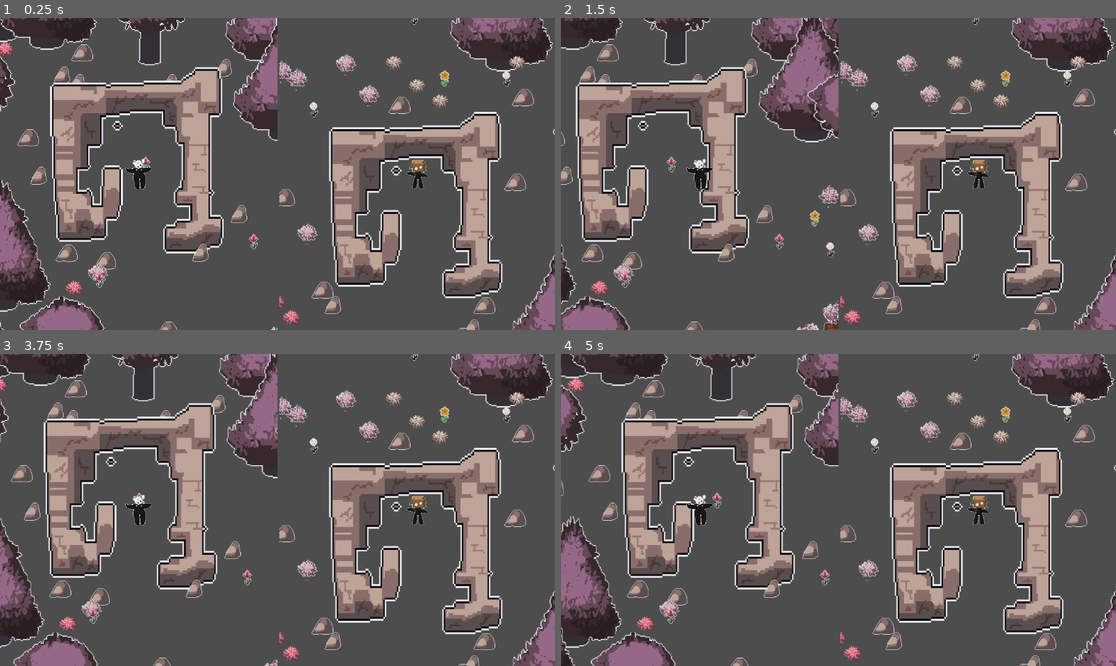
Above: before the commit, frames 1-4 (two rows, left to right).
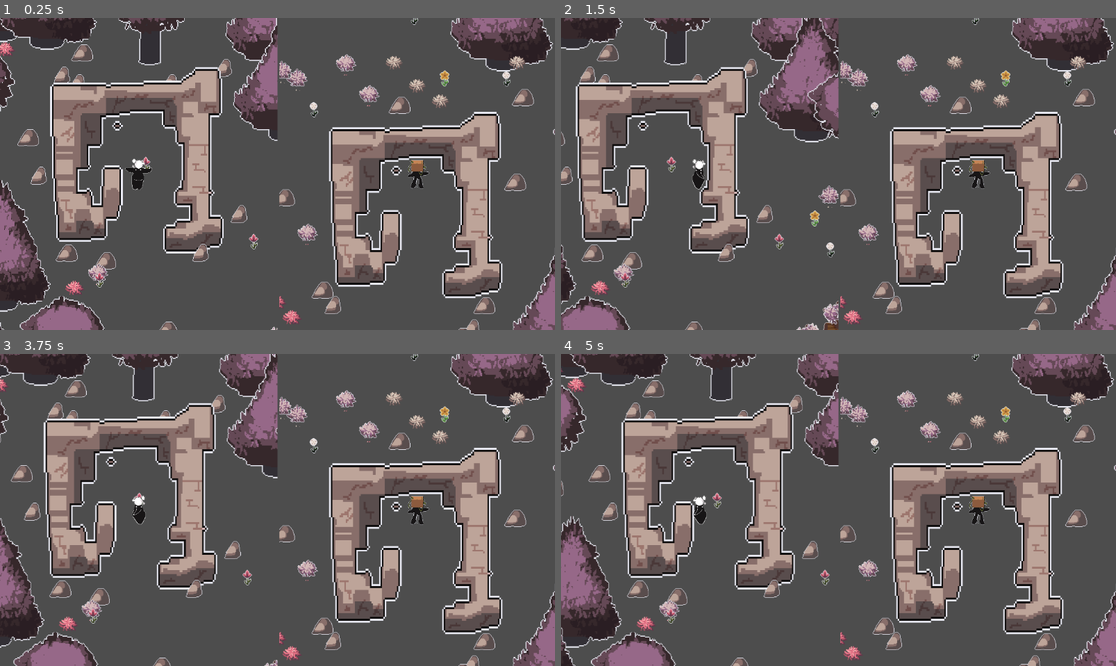
Above: after the commit, the same moments.

Repository: IlanRigolio/Baddielands
Game: Godot game, scene res://scenes/node_2d.tscn
The game is run twice, just before and just after one commit, with the same random seed, the same clock (stepped at 60 frames per second) and the same inputs. The engine's default icon, where the game draws it, is replaced by a stand-in: a white triangle on a blue panel in a dark square.
Inputs (mouse positions are in pixels of both pictures, inside the frame that each line leads up to):
- Up to frame 1 (0.25 s): no input
- Up to frame 2 (1.5 s): tap Enter at 0.5 s; move the mouse to (960, 158) at 0.52 s; hold D (ui_right) 0.53-1.25 s; tap Backspace at 0.6 s; click (960, 158) at 0.67 s; tap Space at 1.25 s; drag from (727, 189) to (810, 236) at 1.27 s
- Up to frame 3 (3.75 s): tap Enter at 2, 3.5 s; move the mouse to (333, 441) at 2.02 s; hold D (ui_right) 2.03-2.75 s; tap F at 2.1 s; tap Space at 2.75 s; drag from (249, 572) to (111, 463) at 2.77 s; move the mouse to (444, 556) at 3.52 s; hold Q (ui_left) from 3.53 s (still down); tap Backspace at 3.6 s
- Up to frame 4 (5 s): release Q (ui_left) at 4.25 s; tap Space at 4.25 s; drag from (672, 463) to (755, 432) at 4.27 s

The runs differ from the first frame. In frame 1, 0.3% of the frame differs, in the area x 22-78%, y 44-56%; in frame 2, 0.3%; in frame 3, 0.3%; in frame 4, 0.3%.

Commit message:
feat: animations joueurs

Diff:
--- a/game/scenes/node_2d.tscn
+++ b/game/scenes/node_2d.tscn
@@ -14,8 +14,244 @@
 radius = 11.0
 height = 59.0
 
+[sub_resource type="Animation" id="Animation_f6ptj"]
+resource_name = "up"
+length = 0.500025
+loop_mode = 1
+step = 0.25
+tracks/0/type = "value"
+tracks/0/imported = false
+tracks/0/enabled = true
+tracks/0/path = NodePath("Sprite2D:frame")
+tracks/0/interp = 1
+tracks/0/loop_wrap = true
+tracks/0/keys = {
+"times": PackedFloat32Array(0),
+"transitions": PackedFloat32Array(1),
+"update": 1,
+"values": [2]
+}
+tracks/1/type = "value"
+tracks/1/imported = false
+tracks/1/enabled = true
+tracks/1/path = NodePath("Sprite2D:flip_h")
+tracks/1/interp = 1
+tracks/1/loop_wrap = true
+tracks/1/keys = {
+"times": PackedFloat32Array(0, 0.25),
+"transitions": PackedFloat32Array(1, 1),
+"update": 1,
+"values": [false, true]
+}
+
+[sub_resource type="Animation" id="Animation_hsdmi"]
+length = 0.001
+tracks/0/type = "value"
+tracks/0/imported = false
+tracks/0/enabled = true
+tracks/0/path = NodePath("Sprite2D:frame")
+tracks/0/interp = 1
+tracks/0/loop_wrap = true
+tracks/0/keys = {
+"times": PackedFloat32Array(0),
+"transitions": PackedFloat32Array(1),
+"update": 1,
+"values": [2]
+}
+tracks/1/type = "value"
+tracks/1/imported = false
+tracks/1/enabled = true
+tracks/1/path = NodePath("Sprite2D:flip_h")
+tracks/1/interp = 1
+tracks/1/loop_wrap = true
+tracks/1/keys = {
+"times": PackedFloat32Array(0),
+"transitions": PackedFloat32Array(1),
+"update": 1,
+"values": [false]
+}
+
+[sub_resource type="Animation" id="Animation_ifa78"]
+resource_name = "down"
+length = 0.500025
+loop_mode = 1
+step = 0.25
+tracks/0/type = "value"
+tracks/0/imported = false
+tracks/0/enabled = true
+tracks/0/path = NodePath("Sprite2D:frame")
+tracks/0/interp = 1
+tracks/0/loop_wrap = true
+tracks/0/keys = {
+"times": PackedFloat32Array(0),
+"transitions": PackedFloat32Array(1),
+"update": 1,
+"values": [3]
+}
+tracks/1/type = "value"
+tracks/1/imported = false
+tracks/1/enabled = true
+tracks/1/path = NodePath("Sprite2D:flip_h")
+tracks/1/interp = 1
+tracks/1/loop_wrap = true
+tracks/1/keys = {
+"times": PackedFloat32Array(0, 0.25),
+"transitions": PackedFloat32Array(1, 1),
+"update": 1,
+"values": [false, true]
+}
+
+[sub_resource type="Animation" id="Animation_xtx0q"]
+resource_name = "right"
+length = 0.500025
+step = 0.25
+tracks/0/type = "value"
+tracks/0/imported = false
+tracks/0/enabled = true
+tracks/0/path = NodePath("Sprite2D:frame")
+tracks/0/interp = 1
+tracks/0/loop_wrap = true
+tracks/0/keys = {
+"times": PackedFloat32Array(0),
+"transitions": PackedFloat32Array(1),
+"update": 1,
+"values": [0]
+}
+tracks/1/type = "value"
+tracks/1/imported = false
+tracks/1/enabled = true
+tracks/1/path = NodePath("Sprite2D:flip_h")
+tracks/1/interp = 1
+tracks/1/loop_wrap = true
+tracks/1/keys = {
+"times": PackedFloat32Array(0),
+"transitions": PackedFloat32Array(1),
+"update": 1,
+"values": [false]
+}
+
+[sub_resource type="Animation" id="Animation_3kg8w"]
+resource_name = "left"
+length = 0.500025
+step = 0.25
+tracks/0/type = "value"
+tracks/0/imported = false
+tracks/0/enabled = true
+tracks/0/path = NodePath("Sprite2D:frame")
+tracks/0/interp = 1
+tracks/0/loop_wrap = true
+tracks/0/keys = {
+"times": PackedFloat32Array(0),
+"transitions": PackedFloat32Array(1),
+"update": 1,
+"values": [1]
+}
+tracks/1/type = "value"
+tracks/1/imported = false
+tracks/1/enabled = true
+tracks/1/path = NodePath("Sprite2D:flip_h")
+tracks/1/interp = 1
+tracks/1/loop_wrap = true
+tracks/1/keys = {
+"times": PackedFloat32Array(0),
+"transitions": PackedFloat32Array(1),
+"update": 1,
+"values": [false]
+}
+
+[sub_resource type="AnimationLibrary" id="AnimationLibrary_ifa78"]
+_data = {
+&"RESET": SubResource("Animation_hsdmi"),
+&"down": SubResource("Animation_ifa78"),
+&"left": SubResource("Animation_3kg8w"),
+&"right": SubResource("Animation_xtx0q"),
+&"up": SubResource("Animation_f6ptj")
+}
+
 [sub_resource type="CapsuleShape2D" id="CapsuleShape2D_f6ptj"]
 height = 62.0
+
+[sub_resource type="Animation" id="Animation_3m5ht"]
+resource_name = "up"
+length = 0.500025
+loop_mode = 1
+step = 0.25
+tracks/0/type = "value"
+tracks/0/imported = false
+tracks/0/enabled = true
+tracks/0/path = NodePath("Sprite2D:frame")
+tracks/0/interp = 1
+tracks/0/loop_wrap = true
+tracks/0/keys = {
+"times": PackedFloat32Array(0, 0.25),
+"transitions": PackedFloat32Array(1, 1),
+"update": 1,
+"values": [1, 0]
+}
+
+[sub_resource type="Animation" id="Animation_dubn7"]
+resource_name = "down"
+length = 0.500025
+loop_mode = 1
+step = 0.25
+tracks/0/type = "value"
+tracks/0/imported = false
+tracks/0/enabled = true
+tracks/0/path = NodePath("Sprite2D:flip_h")
+tracks/0/interp = 1
+tracks/0/loop_wrap = true
+tracks/0/keys = {
+"times": PackedFloat32Array(0, 0.25),
+"transitions": PackedFloat32Array(1, 1),
+"update": 1,
+"values": [false, true]
+}
+tracks/1/type = "value"
+tracks/1/imported = false
+tracks/1/enabled = true
+tracks/1/path = NodePath("Sprite2D:frame")
+tracks/1/interp = 1
+tracks/1/loop_wrap = true
+tracks/1/keys = {
+"times": PackedFloat32Array(0),
+"transitions": PackedFloat32Array(1),
+"update": 1,
+"values": [3]
+}
+
+[sub_resource type="Animation" id="Animation_08kqv"]
+length = 0.001
+tracks/0/type = "value"
+tracks/0/imported = false
+tracks/0/enabled = true
+tracks/0/path = NodePath("Sprite2D:frame")
+tracks/0/interp = 1
+tracks/0/loop_wrap = true
+tracks/0/keys = {
+"times": PackedFloat32Array(0),
+"transitions": PackedFloat32Array(1),
+"update": 1,
+"values": [2]
+}
+tracks/1/type = "value"
+tracks/1/imported = false
+tracks/1/enabled = true
+tracks/1/path = NodePath("Sprite2D:flip_h")
+tracks/1/interp = 1
+tracks/1/loop_wrap = true
+tracks/1/keys = {
+"times": PackedFloat32Array(0),
+"transitions": PackedFloat32Array(1),
+"update": 1,
+"values": [false]
+}
+
+[sub_resource type="AnimationLibrary" id="AnimationLibrary_f6ptj"]
+_data = {
+&"RESET": SubResource("Animation_08kqv"),
+&"down": SubResource("Animation_dubn7"),
+&"up": SubResource("Animation_3m5ht")
+}
 
 [node name="Game" type="Node2D"]
 script = ExtResource("1_fws66")
@@ -46,7 +282,7 @@
 scale = Vector2(0.535, 0.535)
 texture = ExtResource("7_3m5ht")
 hframes = 4
-frame = 3
+frame = 2
 
 [node name="CollisionShape2D" type="CollisionShape2D" parent="SplitScreen2D/player1"]
 position = Vector2(0, 1)
@@ -54,6 +290,11 @@
 
 [node name="AudioStreamPlayer" type="AudioStreamPlayer" parent="SplitScreen2D/player1"]
 stream = ExtResource("10_dubn7")
+
+[node name="AnimationPlayer" type="AnimationPlayer" parent="SplitScreen2D/player1"]
+libraries = {
+&"": SubResource("AnimationLibrary_ifa78")
+}
 
 [node name="player2" type="CharacterBody2D" parent="SplitScreen2D"]
 visibility_layer = 3
@@ -70,7 +311,7 @@
 scale = Vector2(0.535, 0.535)
 texture = ExtResource("9_dubn7")
 hframes = 4
-frame = 3
+frame = 2
 
 [node name="CollisionShape2D" type="CollisionShape2D" parent="SplitScreen2D/player2"]
 position = Vector2(-2, 0)
@@ -78,3 +319,8 @@
 
 [node name="AudioStreamPlayer" type="AudioStreamPlayer" parent="SplitScreen2D/player2"]
 stream = ExtResource("10_dubn7")
+
+[node name="AnimationPlayer" type="AnimationPlayer" parent="SplitScreen2D/player2"]
+libraries = {
+&"": SubResource("AnimationLibrary_f6ptj")
+}
--- a/game/scripts/player.gd
+++ b/game/scripts/player.gd
@@ -32,6 +32,8 @@
 		}
 }
 
+@onready var animation: AnimationPlayer = get_node("AnimationPlayer")
+
 func _ready() -> void:
 	var splitscreen: SplitScreen2D = get_tree().current_scene.get_node("SplitScreen2D")
 	connect("switch_dim", splitscreen.switch_dim)
@@ -57,6 +59,7 @@
 	if Input.is_action_just_pressed(controls.get(role).get("drop")):
 		drop_key()
 
+	update_animation()
 	move_and_slide()
 
 func swicth_dim():
@@ -120,3 +123,30 @@
 	panel.set_anchors_preset(Control.PRESET_CENTER_BOTTOM)
 	panel.position.y -= 20
 	box.show_message(text)
+
+func update_animation():
+	if velocity.length() == 0:
+		animation.pause()
+		return
+	if role == "Player1":
+		if abs(velocity.x) > abs(velocity.y):
+			if velocity.x > 0:
+				play_anim("right")
+			else:
+				play_anim("left")
+		else:
+			if velocity.y > 0:
+				play_anim("down")
+			else:
+				play_anim("up")
+	else:
+		if velocity.y > 0:
+			play_anim("down")
+		elif velocity.y < 0:
+			play_anim("up")
+		if animation.current_animation != "down" and animation.current_animation != "up":
+			play_anim("down")
+
+func play_anim(animation_name: String):
+	if animation.has_animation(animation_name):
+		animation.play(animation_name)
Binary file changed: game/assets/Characters/sylvio.png
Not shown: 1 places in game/scenes/node_2d.tscn that only renumber resources
Not shown, added: game/assets/Characters/.moona.png-autosave.kra
Not shown, changed: game/assets/Characters/sylvio.png~
